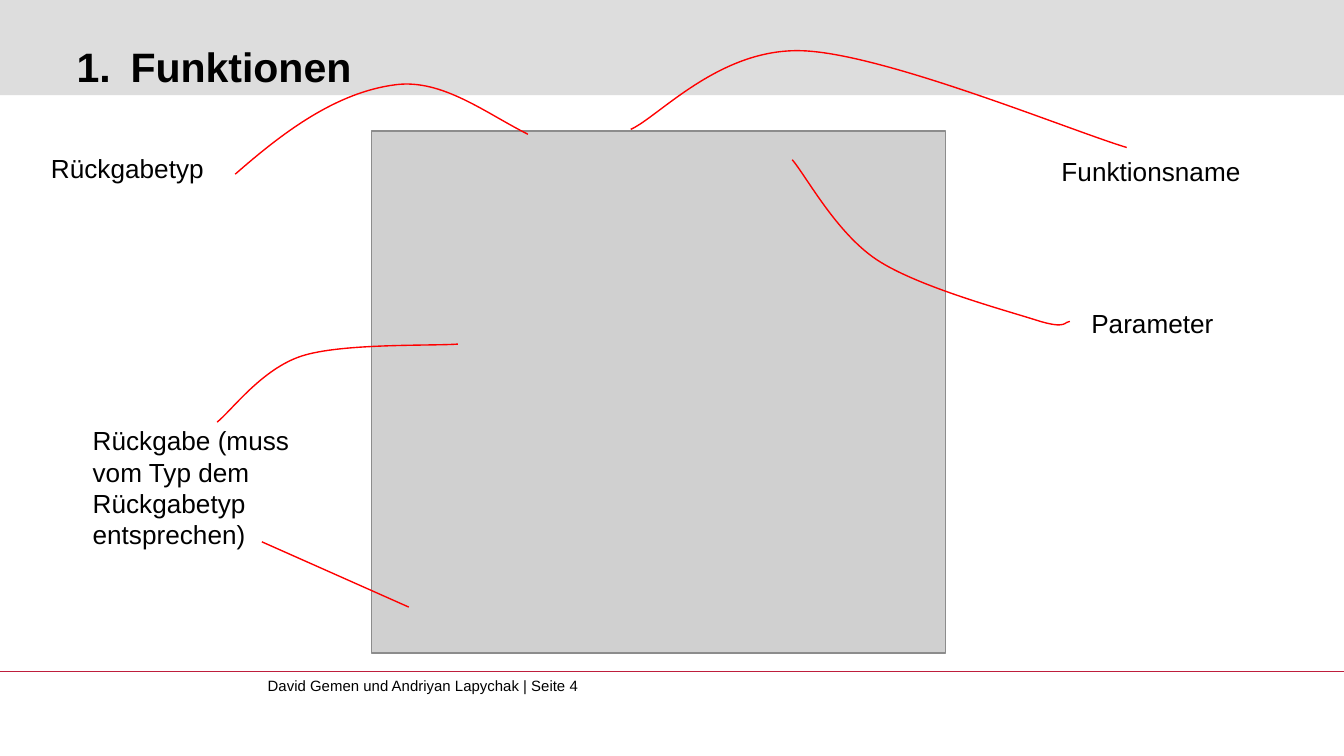
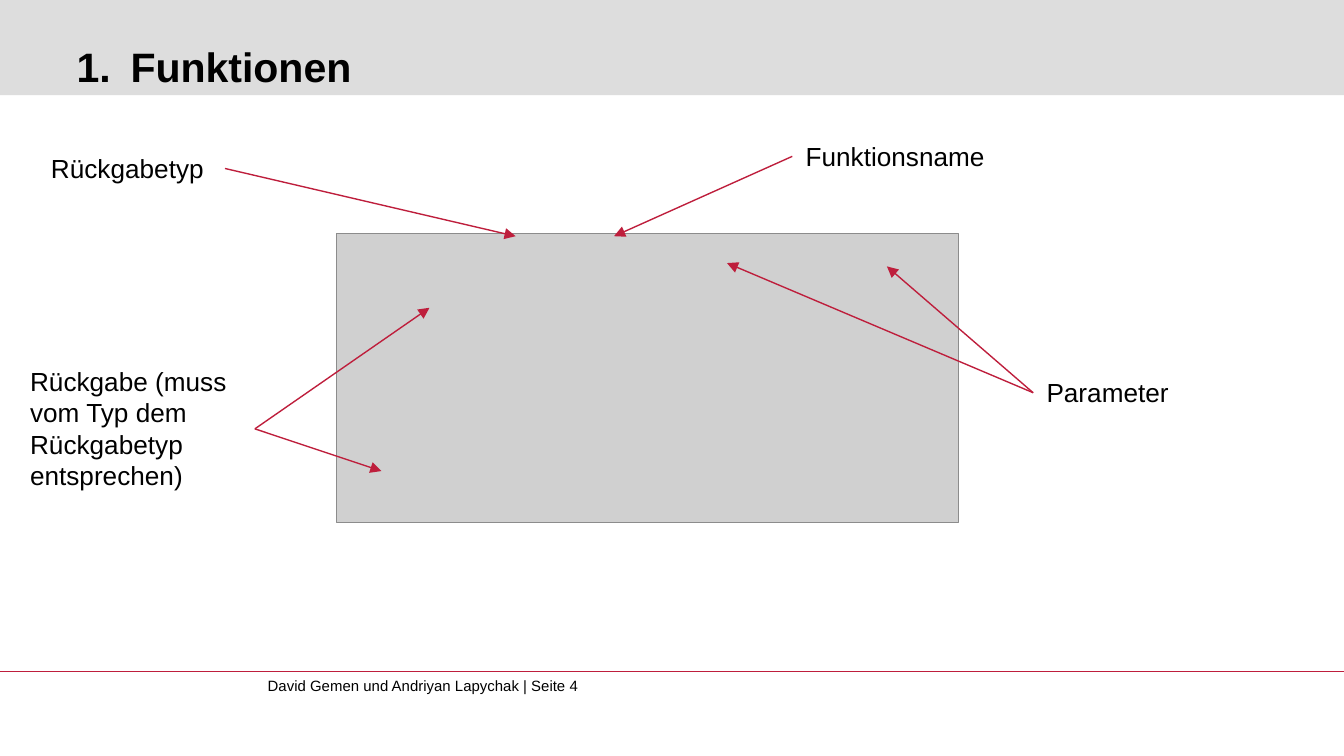
Before and after one commit to gemdav/Programmieren-1-Tutorium, a slide deck: slide 4 of slides/04_functions_classes_packages.pptx. Drawn at 1344x756 pixels with LibreOffice and Linux fonts; fonts in the diff are those of the drawing; grey boxes stand for pictures; background and template pictures are left out. Boxes give left, top, right and bottom in pixels: in the first picture for what was removed or moved away, otherwise in the second. Text is boxed around its words. In the diff, an @@ line names an element or a change of style, - is before the commit and + after.

```diff
--- a/slides/04_functions_classes_packages.pptx
+++ b/slides/04_functions_classes_packages.pptx
@@ freeform shape removed at [630, 51, 1126, 148] @@
@@ freeform shape removed at [235, 83, 528, 173] @@
@@ text "Funktionsname": place and size @@
-text "Funktionsname" at [1061, 162, 1240, 182]
+text "Funktionsname" at [806, 147, 985, 167]
@@ arrow added from (224, 168) to (516, 237), #BE1E3C 0.75 pt @@
@@ arrow added from (793, 156) to (614, 237), #BE1E3C 0.75 pt @@
@@ freeform shape removed at [793, 160, 1071, 325] @@
@@ picture: place and size @@
-picture at [372, 130, 946, 652]
+picture at [336, 234, 958, 523]
@@ arrow added from (1034, 392) to (727, 263), #BE1E3C 0.75 pt @@
@@ arrow added from (1034, 392) to (887, 266), #BE1E3C 0.75 pt @@
@@ arrow added from (255, 429) to (430, 308), #BE1E3C 0.75 pt @@
@@ text "Rückgabe (muss vom Typ dem ...": place and size @@
-text "Rückgabe (muss vom Typ dem ..." at [93, 431, 289, 550]
+text "Rückgabe (muss vom Typ dem ..." at [30, 372, 226, 491]
@@ freeform shape removed at [218, 344, 458, 422] @@
@@ text "Parameter": place and size @@
-text "Parameter" at [1091, 315, 1213, 334]
+text "Parameter" at [1047, 384, 1169, 403]
@@ arrow added from (255, 429) to (382, 472), #BE1E3C 0.75 pt @@
@@ freeform shape removed at [262, 542, 409, 607] @@
```
Also in this commit, not shown: 5 other slides changed, 23 other files.
